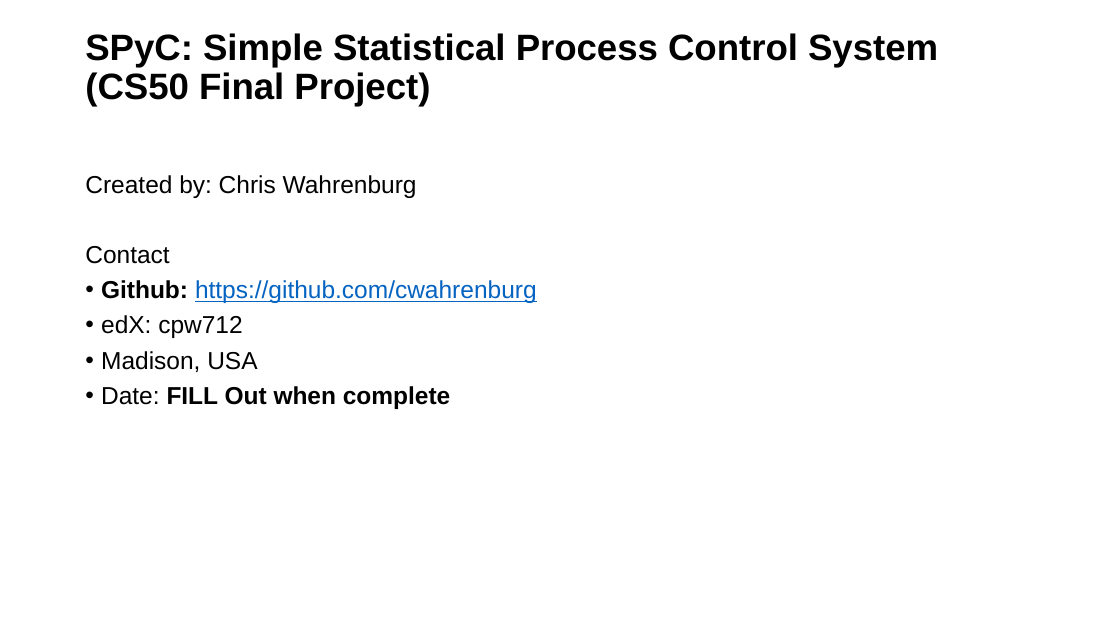
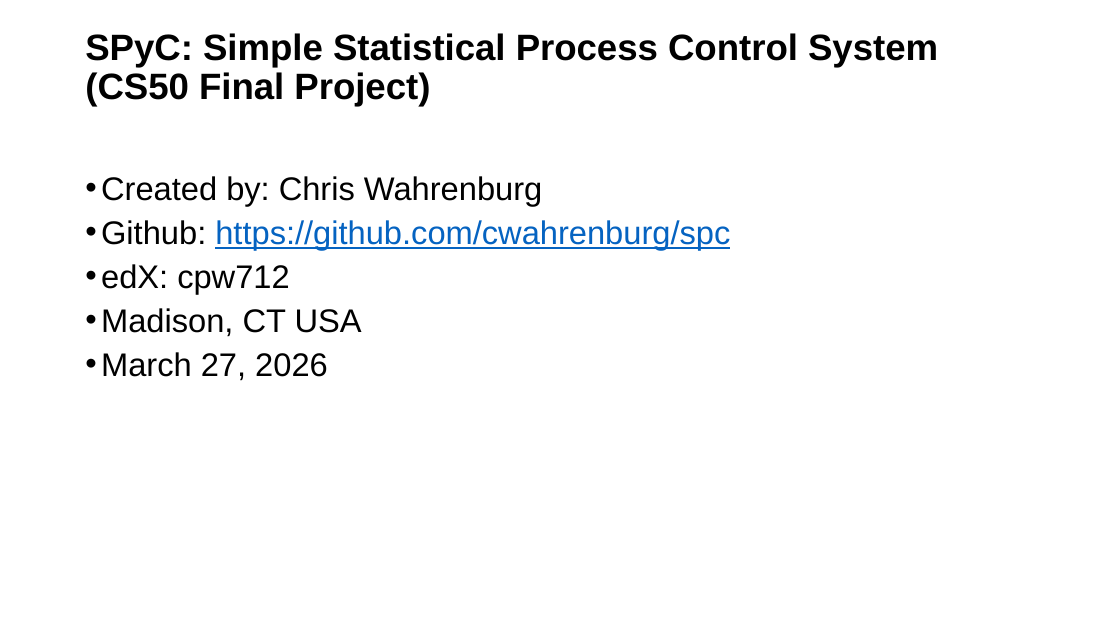
Before and after one commit to cwahrenburg/spc, a slide deck: slide 1 of SPyC Overview.pptx. Drawn at 1120x630 pixels with LibreOffice and Linux fonts; fonts in the diff are those of the drawing. Boxes give left, top, right and bottom in pixels: in the first picture for what was removed or moved away, otherwise in the second. Text is boxed around its words. In the diff, an @@ line names an element or a change of style, - is before the commit and + after.

Commit message:
Final push prior to sumbission: - Finalized readme (added demo link) - Minor html changes.

```diff
--- a/SPyC Overview.pptx
+++ b/SPyC Overview.pptx
@@ text at box(101, 176, 542, 294): size 21 to 28 pt in "Created by: Chris Wahrenburg", "edX: cpw712"; bullet none to • @@
@@ text at box(101, 220, 730, 250): text changed; size 21 to 28 pt @@
-Contact
-• Github: https://github.com/cwahrenburg
+• Github: https://github.com/cwahrenburg/spc
@@ text at box(101, 308, 362, 381): text changed; size 21 to 28 pt; bold off @@
-• Madison, USA
-• Date: FILL Out when complete
+• Madison, CT USA
+• March 27, 2026
```
Also in this commit, not shown: 1 other slide changed, 1 slide added, 6 other files.
